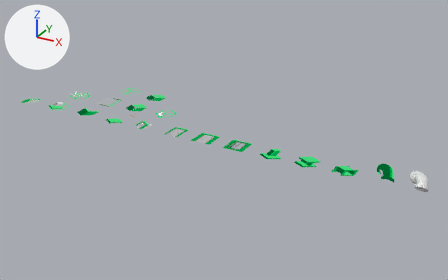
The Blender file src/blenderbim/blenderbim_icons.blend as it was, and as the next commit left it.
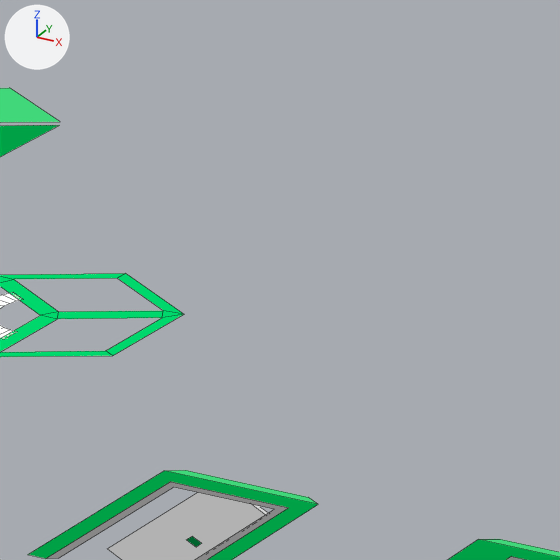
The first picture shows the older version from a camera (50 mm lens) standing at (8.2, -31.2, 16.0) and looking at (-10.6, 2.9, -1.0). The close-ups show both versions on the part from 36% to 47% of the width and 31% to 48% of the height of that picture; other places that the commit changed are outside them. The lights are fixed; the arrows at upper left show +X, +Y and +Z. The close-ups show mesh edges as thin lines.
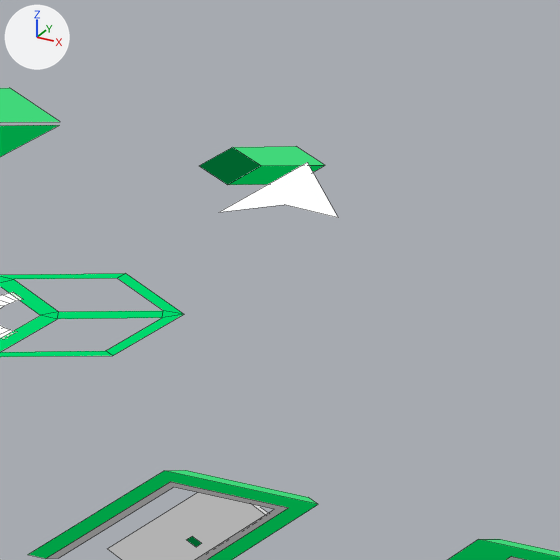
Where the change shows, as pixel boxes [x1, y1, x2, y2] in the close-ups (560 x 560 px):
'Cube.030', added: after [199, 146, 338, 218]
    faces in mat_theme_general_base_001: [220, 162, 338, 218]
    faces in mat_green_light: [233, 146, 324, 166]
    faces in mat_green_dark: [199, 147, 261, 185]
    faces in mat_green_mid: [228, 165, 325, 185]

What changed in the scene script:
```text
Add me_cube_031:
    me_cube_031.from_pydata(...)  # 16 vertices, 4 faces; spans x -0.857..0.491, y -0.31..1.071, z 0.0..0.06
    # faces by material slot: [1, 1, 1, 1]
    me_cube_031.materials.append(mat_green_mid)
    me_cube_031.materials.append(mat_green_light)
    me_cube_031.materials.append(mat_green_dark)
    me_cube_031.materials.append(mat_theme_general_base_001)
Add me_circle_022:
    me_circle_022.from_pydata([(-1.0, -1.0, 0.0), (1.0, -1.0, 0.0), (-1.0, 1.0, 0.0), (1.0, 1.0, 0.0), (-0.79, -0.79, 0.0), (0.79, -0.79, 0.0), (-0.79, 0.79, 0.0), (0.79, 0.79, 0.0)], [(2, 0), (0, 1), (1, 3), (3, 2), (6, 4), (4, 5), (5, 7), (7, 6)], [])
    me_circle_022.materials.append(mat_theme_general_base_001)
Add ob_cube_030:
    ob_cube_030 = bpy.data.objects.new('Cube.030', me_cube_031)
    ob_cube_030.parent = ob_ops_authoring_explore
    ob_cube_030.matrix_parent_inverse = Matrix(((1.0, 0.0, 0.0, 15.07), (0.0, 1.0, 0.0, -5.175), (0.0, 0.0, 1.0, 0.0), (0.0, 0.0, 0.0, 1.0)))
    ob_cube_030.location = (-14.88, 4.695, 0.125)
Add ob_ops_authoring_explore:
    ob_ops_authoring_explore = bpy.data.objects.new('ops.authoring.explore', me_circle_022)
    ob_ops_authoring_explore.location = (-15.07, 5.175, 0.0)
```
